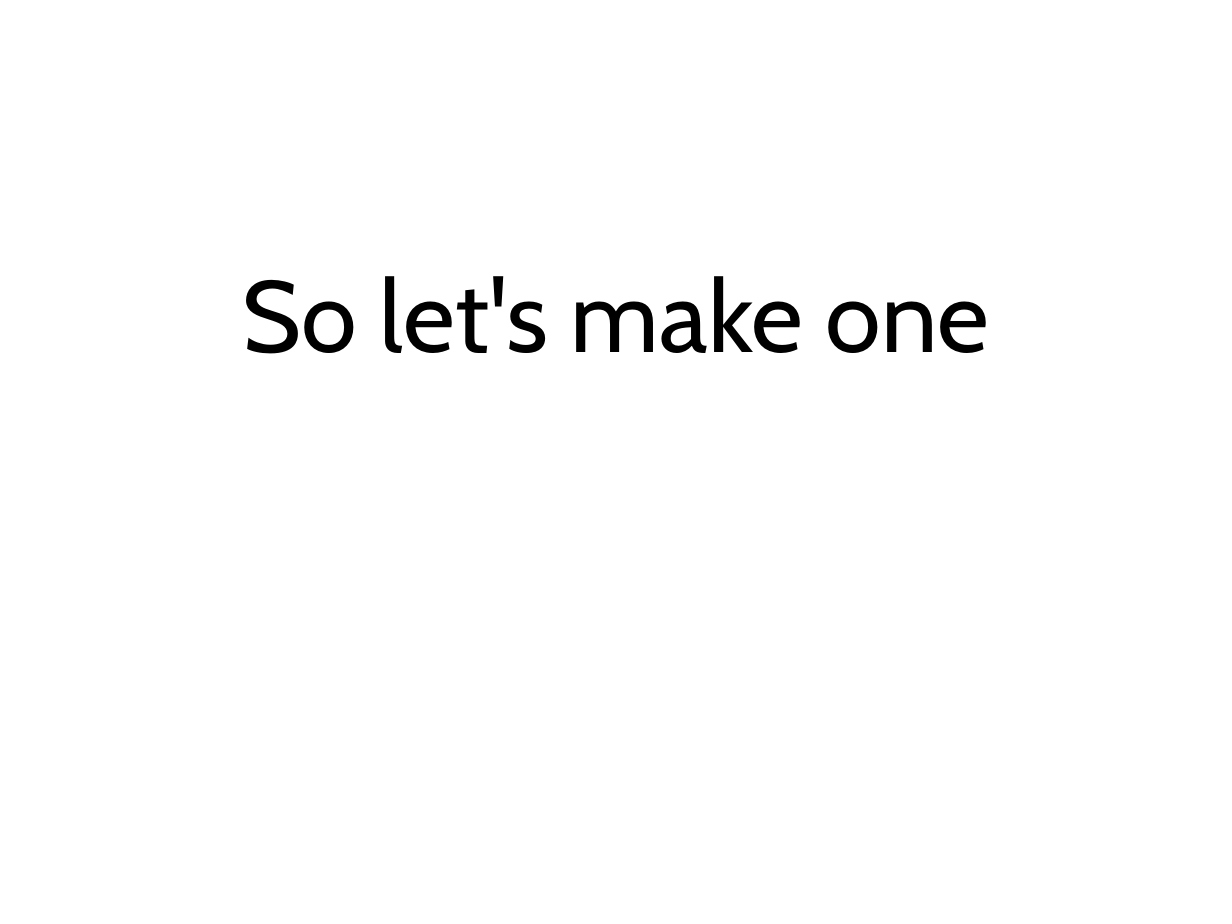
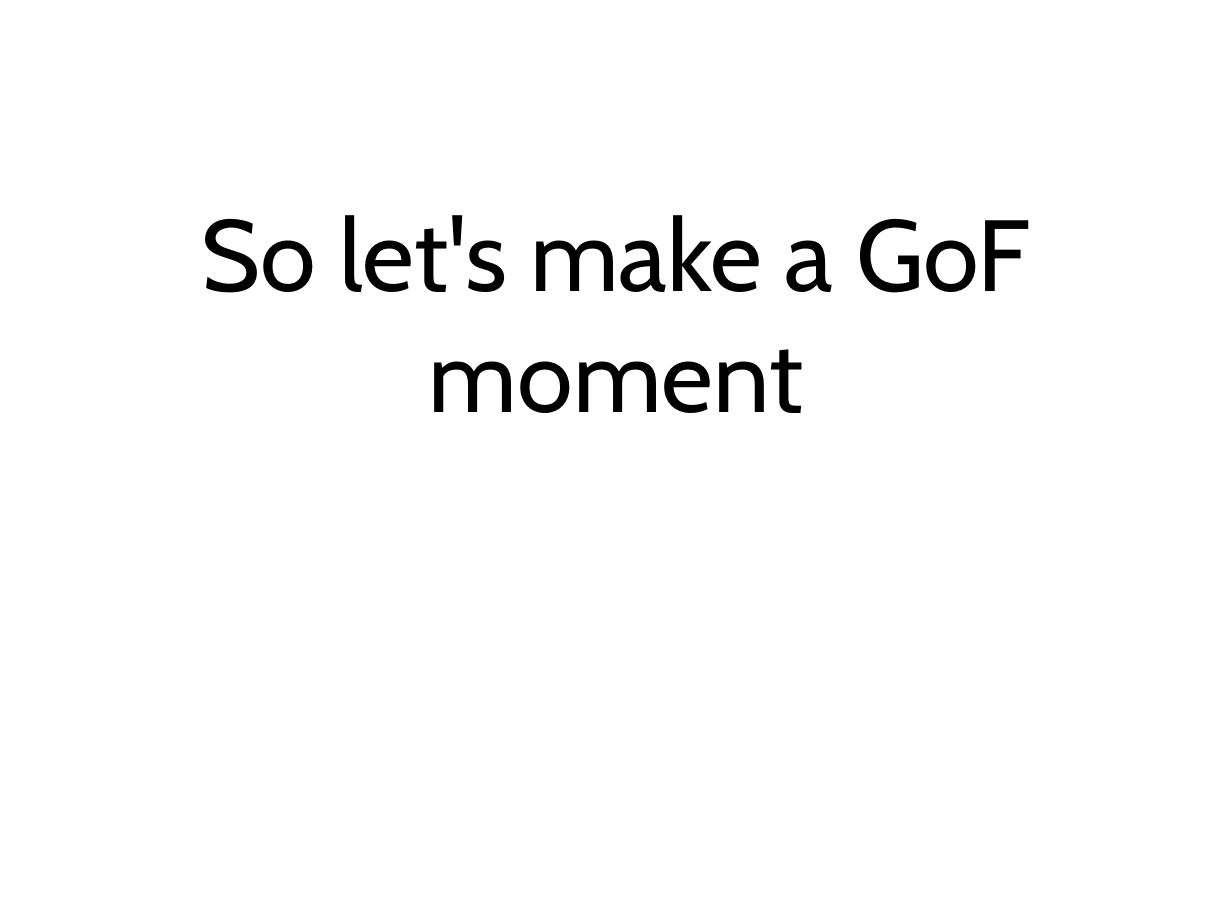
Before and after one commit to simpsonjulian/his-spa-materials, a slide deck: slide 9 of Presentation.odp. Drawn at 1232x924 pixels with LibreOffice and Linux fonts; fonts in the diff are those of the drawing. Boxes give left, top, right and bottom in pixels: in the first picture for what was removed or moved away, otherwise in the second. Text is boxed around its words. In the diff, an @@ line names an element or a change of style, - is before the commit and + after.

```diff
--- a/Presentation.odp
+++ b/Presentation.odp
@@ title at bbox=[202, 215, 1030, 413]: text changed @@
-So let's make one
+So let's make a GoF moment
```
Also in this commit, not shown: 7 other slides changed, 3 slides added, 1 slide removed, 1 other file.
